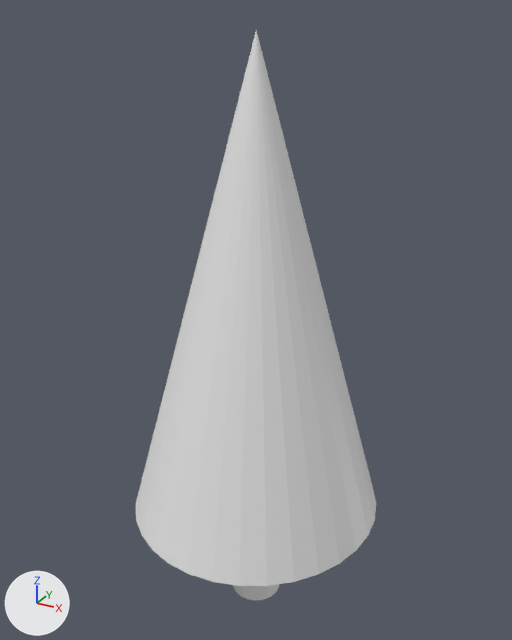
The Blender file Project Giant/Assets/Models/Tree1/Tree1.blend as it was, and as the next commit left it.
Camera for both pictures: a 50 mm lens placed at (11.3, -20.5, 14.5), pointed at (-0.2, 0.4, 4.0). The axes (+X, +Y, +Z) are drawn at lower left. The lights are the same throughout.
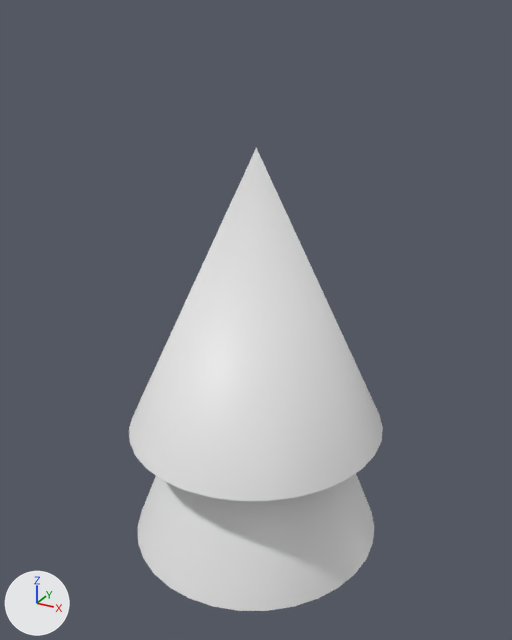
What changed in the scene script:
```text
Change me_cylinder:
    used by ob_cylinder; location = (0.0, 0.0, 0.0); scale = (1.0, 1.0, 8.06)
    remove me_cylinder.from_pydata(...)  # 64 vertices, 34 faces; spans x -1.0..1.0, y -1.0..1.0, z -1.0..1.0
    add me_cylinder.from_pydata(...)  # 96 vertices, 66 faces; spans x -1.5..1.5, y -1.37..1.37, z -1.0..1.0
    me_cylinder part 1
    32 faces are deleted
    32 vertices move from x -1.0..1.0, y -1.0..1.0, z -1.0 to x -1.5..1.5, y -1.37..1.37, z -1.0
    32 new vertices lie (0.0, 0.0, -1.83) away from vertices in x -1.0..1.0, y -1.0..1.0, z 1.0
    64 new faces join them
Change me_cone:
    where me_cone.from_pydata(...)  # 33 vertices, 32 faces; spans x -1.0..1.0, y -1.0..1.0, z -1.0..1.0
    used by ob_cone; location = (0.0, 0.0, 5.2); scale = (4.79, 4.9, 8.74)
    me_cone part 2: all faces are now shaded smooth (32 of 32 changed)
Add me_cone_001:
    me_cone_001.from_pydata(...)  # 33 vertices, 32 faces; spans x -1.0..1.0, y -1.0..1.0, z -1.0..1.0
    me_cone_001.polygons.foreach_set('use_smooth', [True] * 32)
Change ob_cone:
    ob_cone.scale: (4.79, 4.9, 8.74) -> (4.79, 4.9, 5.18)
Add ob_cone_001:
    ob_cone_001 = bpy.data.objects.new('Cone.001', me_cone_001)
    ob_cone_001.location = (0.0, 0.0, 1.5)
    ob_cone_001.scale = (4.79, 4.9, 6.17)
```

Boxes [x1, y1, x2, y2] around the edits, measured in the pictures (512 x 640 px):
'Cone', shading changed, rescaled (36% shorter)
    before: [136, 30, 376, 586]
    after: [129, 148, 383, 501]
'Cone.001', added
    after: [137, 473, 374, 611]
part 1 of me_cylinder, built on
    before: [233, 584, 279, 600]
